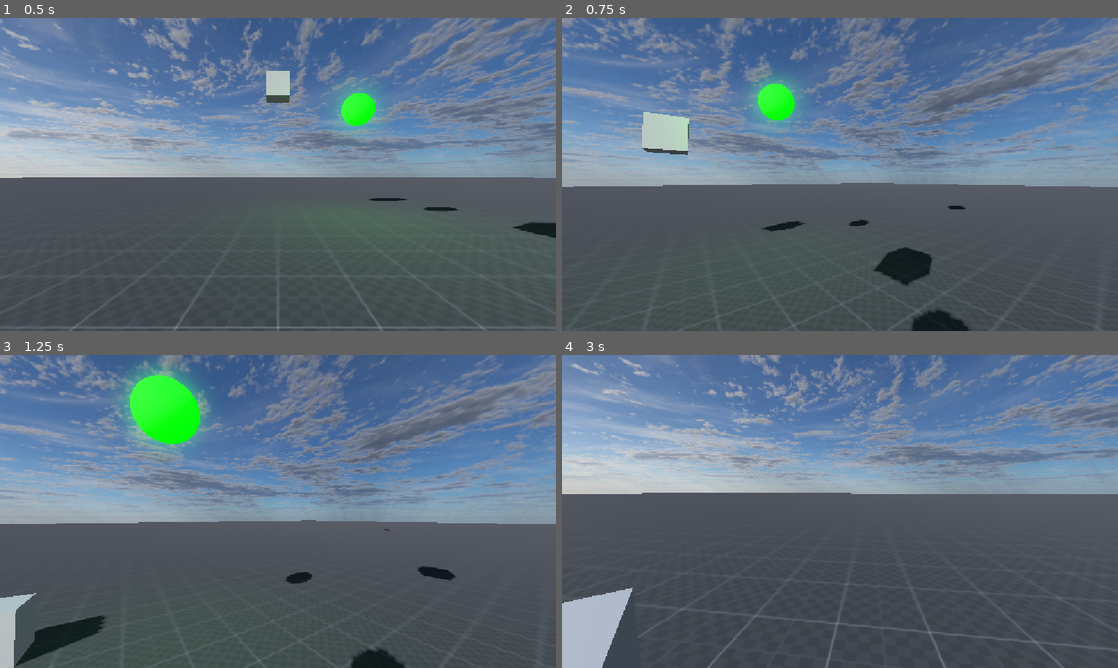
Above: before the commit, frames 1-4 (two rows, left to right).
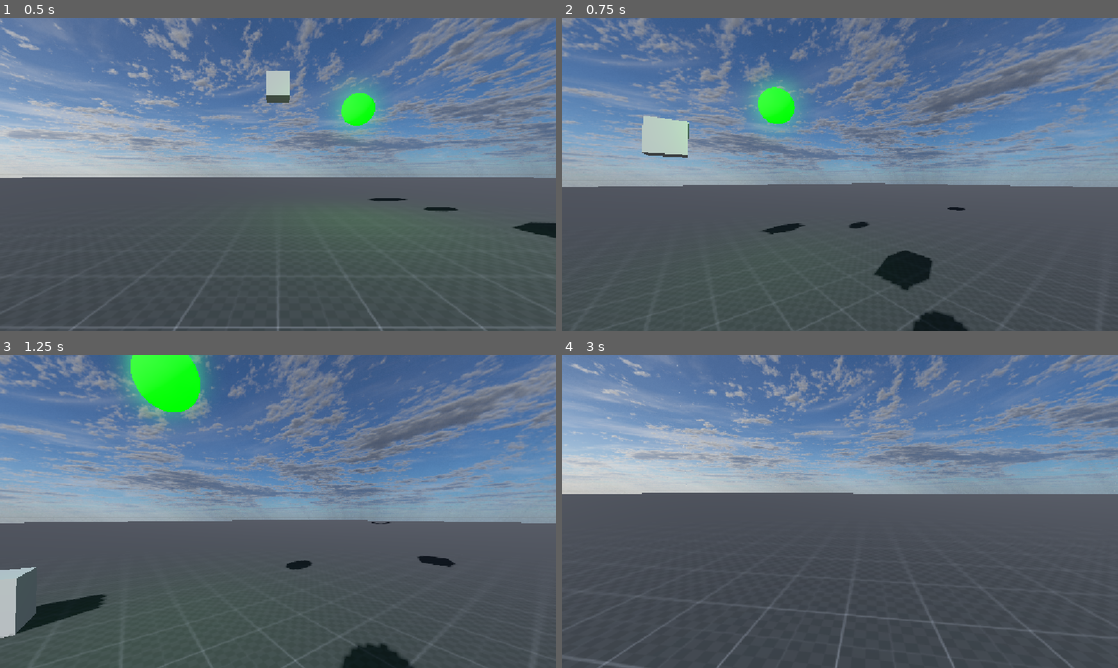
Above: after the commit, the same moments.

Repository: E1fl4/godot-test-1
Game: Godot game, scene res://scenes/Main.tscn
The game is run twice, just before and just after one commit, with the same random seed, the same clock (stepped at 60 frames per second) and the same inputs.
Inputs (mouse positions are in pixels of both pictures, inside the frame that each line leads up to):
- Up to frame 1 (0.5 s): no input
- Up to frame 2 (0.75 s): tap Enter (ui_accept) at 0.5 s; move the mouse to (867, 174) at 0.52 s; hold Up (ui_up) from 0.53 s (still down); hold E (e) from 0.53 s (still down)
- Up to frame 3 (1.25 s): keep holding Up (ui_up); keep holding E (e); tap Enter (ui_accept) at 0.77 s; tap R (r) at 0.8 s
- Up to frame 4 (3 s): keep holding Up (ui_up); move the mouse to (812, 511) at 1.27 s; release E (e) at 1.28 s; tap R (r) at 1.35 s; tap Enter (ui_accept) at 1.52 s; tap Shift (shift) at 1.55 s; move the mouse to (851, 505) at 2.02 s; hold Shift (shift) 2.03-2.78 s; tap E (e) at 2.3, 2.85 s; move the mouse to (834, 517) at 2.77 s

Frame 1 is identical in both runs. In frame 2, 1.1% of the frame differs, in the area x 2-95%, y 20-100%; in frame 3, 7.3%, in the area x 0-100%, y 0-100%; in frame 4, 3.2%.

Commit message:
Bedre kontroller

Diff:
--- a/3D/scripts/main.gd
+++ b/3D/scripts/main.gd
@@ -7,14 +7,14 @@
 	# var ball = ball_scene.instantiate()
 	# ball.translate(Vector3(0, 50, 0))
 	# add_child(ball)
-	pass
+	if Input.is_action_pressed("r"):
+		for i in range(10):
+			var box = box_scene.instantiate()
+			box.translate(Vector3(0, 70, 0))
+			add_child(box)
 
 func _input(event: InputEvent) -> void:
 	if event.is_action_pressed("e"):
 		var ball = ball_scene.instantiate()
-		ball.translate(Vector3(0, 60, 0))
+		ball.translate(Vector3(0, 80, 0))
 		add_child(ball)
-	elif event is InputEventKey && event.keycode == KEY_R:
-		var box = box_scene.instantiate()
-		box.translate(Vector3(0, 50, 0))
-		add_child(box)
--- a/3D/scripts/player.gd
+++ b/3D/scripts/player.gd
@@ -2,13 +2,13 @@
 
 
 const SPEED = 5
-const JUMP_VELOCITY = 5
+const JUMP_VELOCITY = 6
 
 
 func _physics_process(delta: float) -> void:
 	# Add the gravity.
 	if not is_on_floor():
-		velocity += get_gravity() * delta
+		velocity += get_gravity() * 1.5 * delta
 
 	# Handle jump.
 	if Input.is_action_just_pressed("ui_accept") and is_on_floor():
@@ -21,7 +21,9 @@
 	if Input.is_action_just_pressed("fyoom"):
 		velocity = transform.basis * Vector3(0, 0, -1) * 80
 	if Input.is_action_pressed("shift"):
+		velocity.x *= 0.85
 		velocity.y -= 10
+		velocity.z *= 0.85
 	elif Input.is_action_pressed("tab"):
 		velocity.y += 3
 	if direction:
